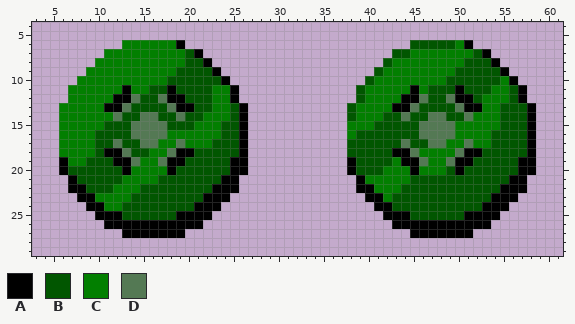
A pixel-art sprite gets an edit: Textures/Items/Gems/gema-exp-verde.png. The first picture shows the starting point.
The file is 64x32 pixels. Shown: x 3..61, y 4..29.
Palette (. is transparent): A #000000  B #015600  C #027f00  D #547954
New version:
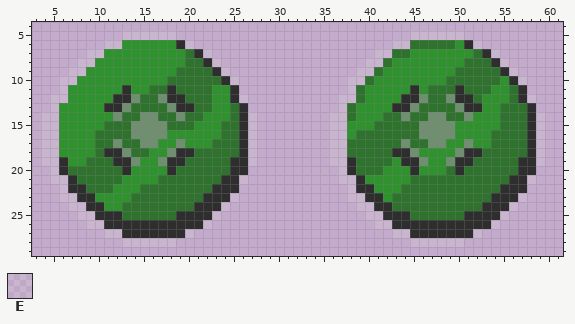
Colours new in this view: E #dfdfdf35
Edits made:
Colour A changes from #000000 to #2e2e2e.
Colour B changes from #015600 to #2f722e.
Colour C changes from #027f00 to #2f922e.
Colour D changes from #547954 to #708e70.
Colour E now appears in row 5 at x 13 to 18 and 45 to 50; in row 6 at x 11 to 12, 20, 43 to 44 and 52; in row 7 at x 9 to 10, 22, 41 to 42 and 54; in row 8 at x 8 to 9, 23, 40 to 41 and 55; in row 9 at x 7 to 8, 24, 39 to 40 and 56; in row 10 at x 6 to 7, 25, 38 to 39 and 57.
Colour E now appears in row 11 at x 6 and 38; in row 12 at x 5 to 6, 26, 37 to 38 and 58; in row 13 at x 5 and 37; in rows 14 to 19 at x 4 to 5, 27, 36 to 37 and 59; in row 20 at x 5 and 37; in row 21 at x 5 to 6, 26, 37 to 38 and 58.
Colour E now appears in row 22 at x 6 and 38; in row 23 at x 6 to 7, 25, 38 to 39 and 57; in row 24 at x 7 to 8, 24, 39 to 40 and 56; in row 25 at x 8 to 9, 23, 40 to 41 and 55; in row 26 at x 9 to 10, 22, 41 to 42 and 54; in row 27 at x 11 to 12, 20, 43 to 44 and 52.
Colour E now appears in row 28 at x 13 to 18 and 45 to 50.
Where, in picture pixels (left, top, right, bottom), the same in both pictures:
changed: (41, 31, 257, 247)
changed: (329, 31, 545, 247)
